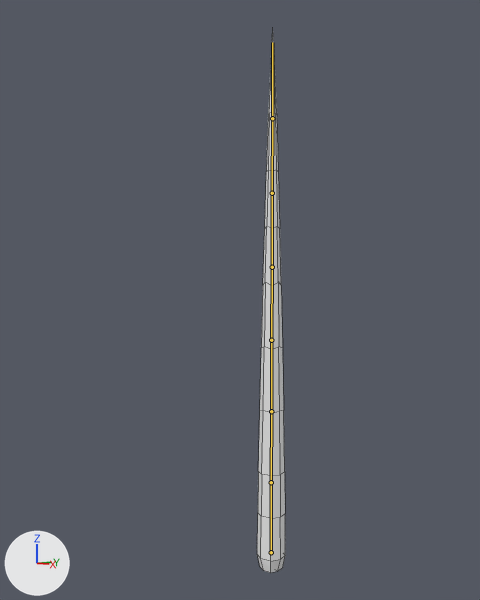
The Blender file workInProgress/enemy_tentacles/tentacles.blend as it was, and as the next commit left it.
Before and after are seen from a 50 mm lens placed at (8.31, -7.56, 5.05), pointed at (-0.96, 0.09, 4.32). The lights are fixed; the arrows at lower left show +X, +Y and +Z. The bones that bend it are drawn over the model as lines. Mesh edges are drawn as thin lines.
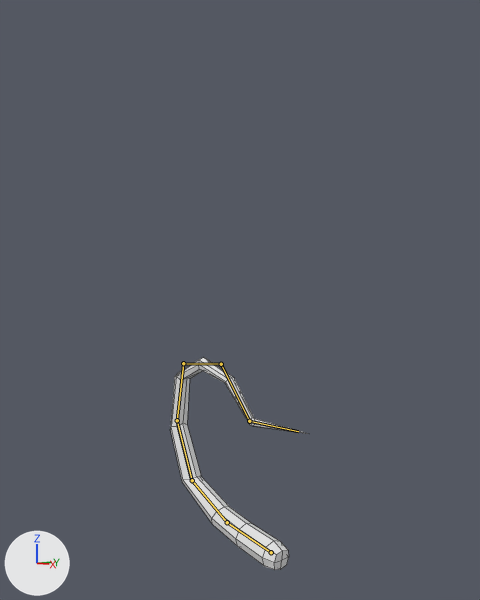
The newer file adds an action. The first version stands in its rest pose; the second is drawn at frame 0 of the action 'attack'.

Where the change shows, as pixel boxes [x1, y1, x2, y2] in the pictures (480 x 600 px):
'Cube', posed (379% wider, 60% shorter): before [257, 33, 285, 573]; after [170, 357, 308, 570]
bone 'Bone', root to tip: before (271, 552) to (271, 482); after (271, 552) to (227, 522)
bone 'Bone.006', root to tip: before (271, 482) to (271, 411); after (227, 522) to (192, 480)
bone 'Bone.005', root to tip: before (271, 411) to (271, 340); after (192, 480) to (177, 420)
bone 'Bone.004', root to tip: before (271, 340) to (272, 267); after (177, 420) to (183, 363)
bone 'Bone.003', root to tip: before (272, 267) to (272, 193); after (183, 363) to (221, 364)
bone 'Bone.002', root to tip: before (272, 193) to (272, 118); after (221, 364) to (249, 421)
bone 'Bone.001', root to tip: before (272, 118) to (272, 42); after (249, 421) to (298, 431)

Patch to the scene script:
```diff
--- a/workInProgress/enemy_tentacles/tentacles.blend.py
+++ b/workInProgress/enemy_tentacles/tentacles.blend.py
@@ bone_bone @@
 bone_bone = bpy.data.objects['Armature'].pose.bones['Bone']
-bone_bone.rotation_quaternion = (1.0, 0.0, 0.0, 0.0)  # degrees (0, 0, 0)
+bone_bone.rotation_quaternion = (0.75, 0.0, 0.0, 0.662)  # degrees (0, 0, 83)
@@ bone_bone_006 @@
 bone_bone_006 = bpy.data.objects['Armature'].pose.bones['Bone.006']  # child of 'Bone'
-bone_bone_006.rotation_quaternion = (1.0, 0.0, 0.0, 0.0)  # degrees (0, 0, 0)
+bone_bone_006.rotation_quaternion = (0.989, 0.0, 0.0, -0.148)  # degrees (0, 0, -17)
@@ bone_bone_005 @@
 bone_bone_005 = bpy.data.objects['Armature'].pose.bones['Bone.005']  # child of 'Bone.006'
-bone_bone_005.rotation_quaternion = (1.0, 0.0, 0.0, 0.0)  # degrees (0, 0, 0)
+bone_bone_005.rotation_quaternion = (0.937, 0.0, 0.0, -0.351)  # degrees (0, 0, -41)
@@ bone_bone_004 @@
 bone_bone_004 = bpy.data.objects['Armature'].pose.bones['Bone.004']  # child of 'Bone.005'
-bone_bone_004.rotation_quaternion = (1.0, 0.0, 0.0, 0.0)  # degrees (0, 0, 0)
+bone_bone_004.rotation_quaternion = (0.95, 0.0, 0.0, -0.313)  # degrees (0, 0, -36)
@@ bone_bone_003 @@
 bone_bone_003 = bpy.data.objects['Armature'].pose.bones['Bone.003']  # child of 'Bone.004'
-bone_bone_003.rotation_quaternion = (1.0, 0.0, 0.0, 0.0)  # degrees (0, 0, 0)
+bone_bone_003.rotation_quaternion = (0.809, 0.0, 0.0, -0.588)  # degrees (0, 0, -72)
@@ bone_bone_002 @@
 bone_bone_002 = bpy.data.objects['Armature'].pose.bones['Bone.002']  # child of 'Bone.003'
-bone_bone_002.rotation_quaternion = (1.0, 0.0, 0.0, 0.0)  # degrees (0, 0, 0)
+bone_bone_002.rotation_quaternion = (0.887, 0.0, 0.0, -0.462)  # degrees (0, 0, -55)
@@ bone_bone_001 @@
 bone_bone_001 = bpy.data.objects['Armature'].pose.bones['Bone.001']  # child of 'Bone.002'
-bone_bone_001.rotation_quaternion = (1.0, 0.0, 0.0, 0.0)  # degrees (0, 0, 0)
+bone_bone_001.rotation_quaternion = (0.9, 0.0, 0.0, 0.436)  # degrees (0, 0, 52)
```
